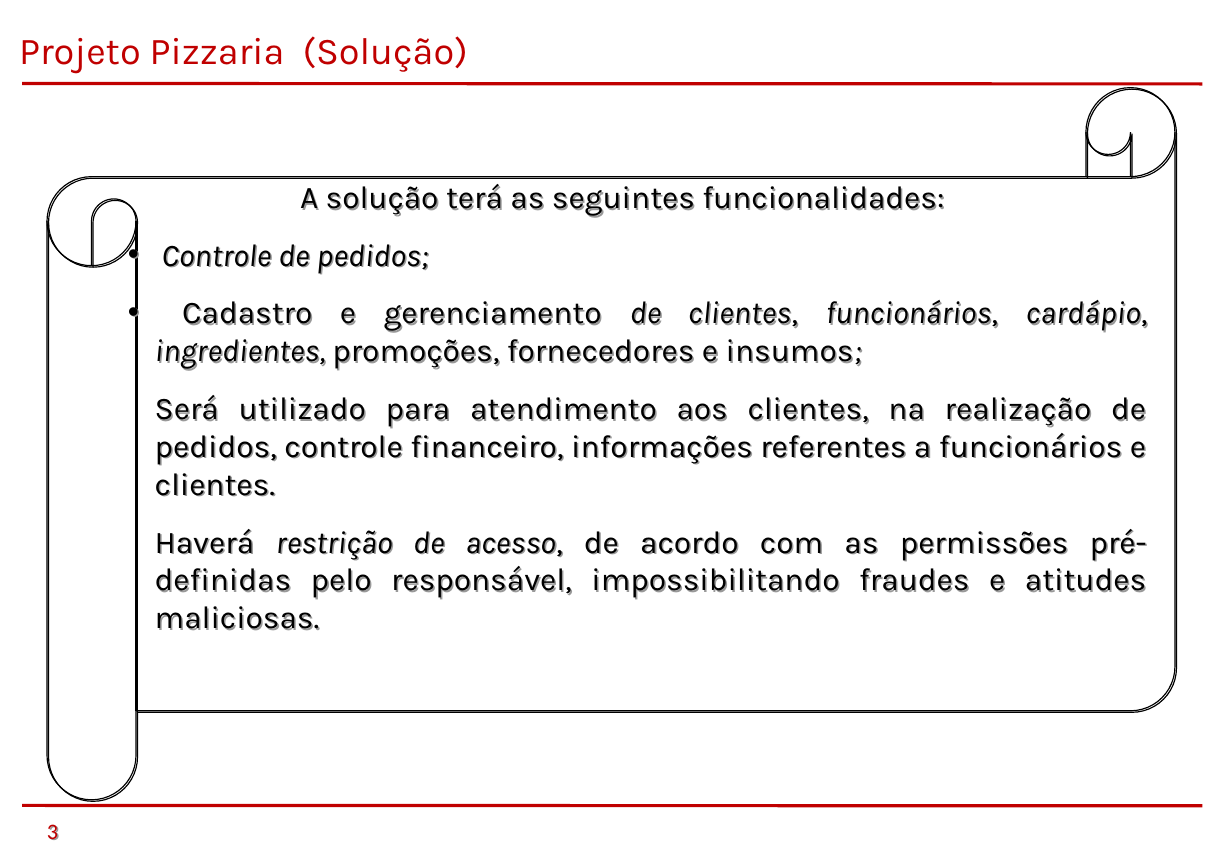
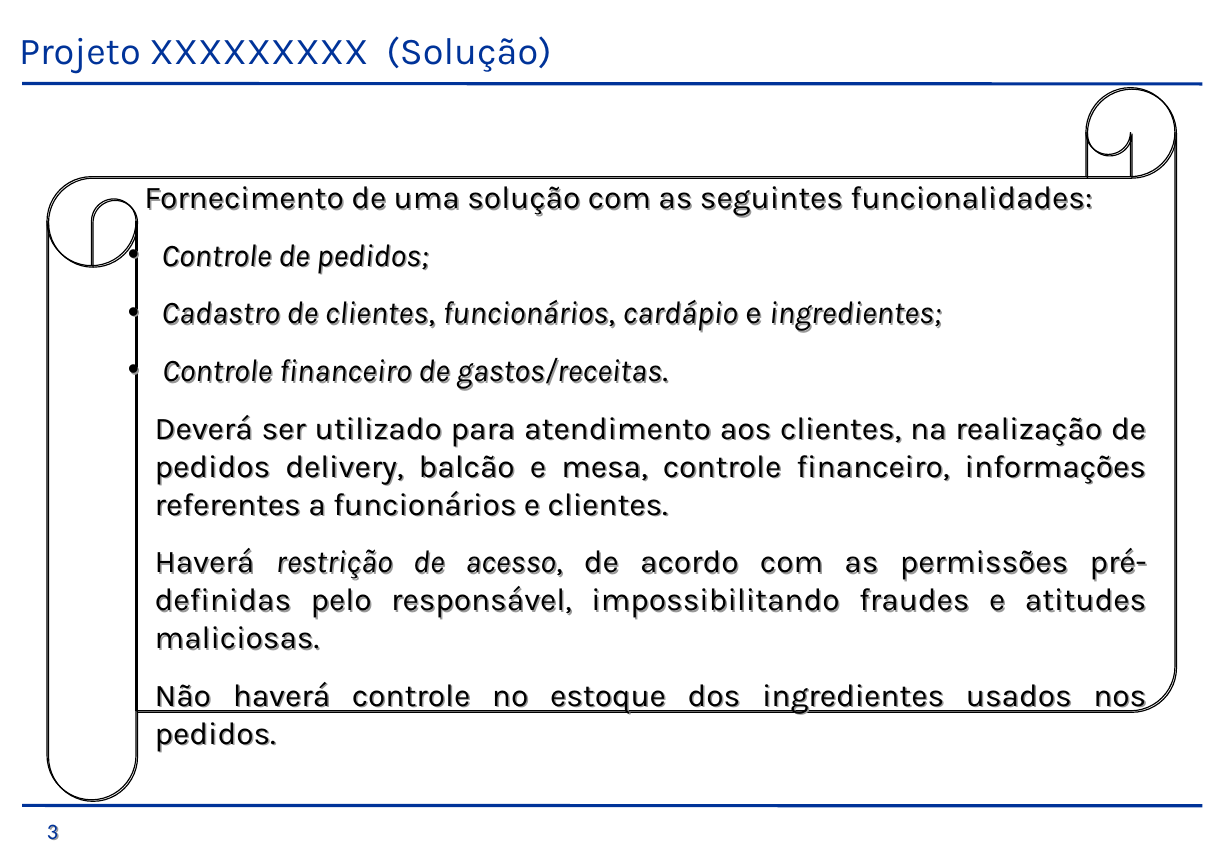
Before and after one commit to saintalex93/tcmpizzaria, a slide deck: slide 3 of GiovanellisPizzariaEntrega1S/TCM - Pizzaria - Semestre 1 - 2014/PTCC/Apresentação/Pizzaria.ppt. Drawn at 1232x853 pixels with LibreOffice and Linux fonts; fonts in the diff are those of the drawing; background and template pictures are left out. Boxes give left, top, right and bottom in pixels: in the first picture for what was removed or moved away, otherwise in the second. Text is boxed around its words. In the diff, an @@ line names an element or a change of style, - is before the commit and + after.

```diff
--- a/GiovanellisPizzariaEntrega1S/TCM - Pizzaria - Semestre 1 - 2014/PTCC/Apresentação/Pizzaria.ppt
+++ b/GiovanellisPizzariaEntrega1S/TCM - Pizzaria - Semestre 1 - 2014/PTCC/Apresentação/Pizzaria.ppt
@@ text at [19, 36, 551, 74]: text changed; text colour #C00000 to #003399 @@
-Projeto Pizzaria (Solução)
+Projeto XXXXXXXXX (Solução)
@@ line (22, 83) - (1201, 84): stroke #C00000 2.01 pt to #003399 2.01 pt @@
@@ text at [144, 186, 1092, 216]: text changed @@
-A solução terá as seguintes funcionalidades:
+Fornecimento de uma solução com as seguintes funcionalidades:
@@ text at [155, 300, 1146, 516]: text changed @@
-  • Cadastro e gerenciamento de clientes, funcionários, cardápio, ingredientes, promoções, fornecedores e insumos;
-  Será utilizado para atendimento aos clientes, na realização de pedidos, controle financeiro, informações referentes a funcionários e clientes.
+  • Cadastro de clientes, funcionários, cardápio e ingredientes;
+  • Controle financeiro de gastos/receitas.
+  Deverá ser utilizado para atendimento aos clientes, na realização de pedidos delivery, balcão e mesa, controle financeiro, informações referentes a funcionários e clientes.
@@ text at [155, 682, 1146, 752]: paragraph added @@
+  Não haverá controle no estoque dos ingredientes usados nos pedidos.
@@ line (22, 805) - (1201, 806): stroke #C00000 2.01 pt to #003399 2.01 pt @@
@@ text "3" at [47, 824, 58, 840]: text colour #C00000 to #003399 @@
```
Also in this commit, not shown: 7 other slides changed, 1 slide added, 4 slides removed.
